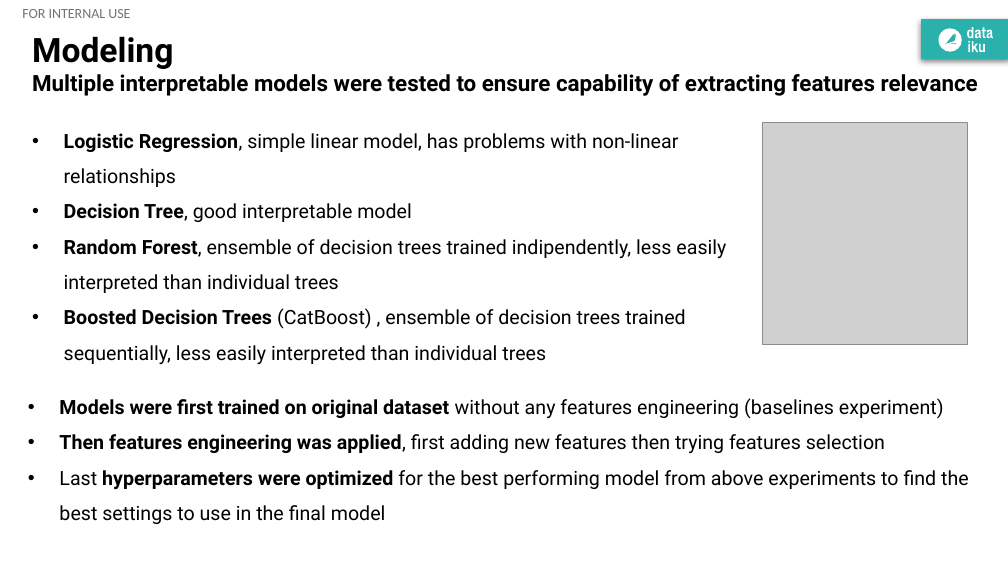
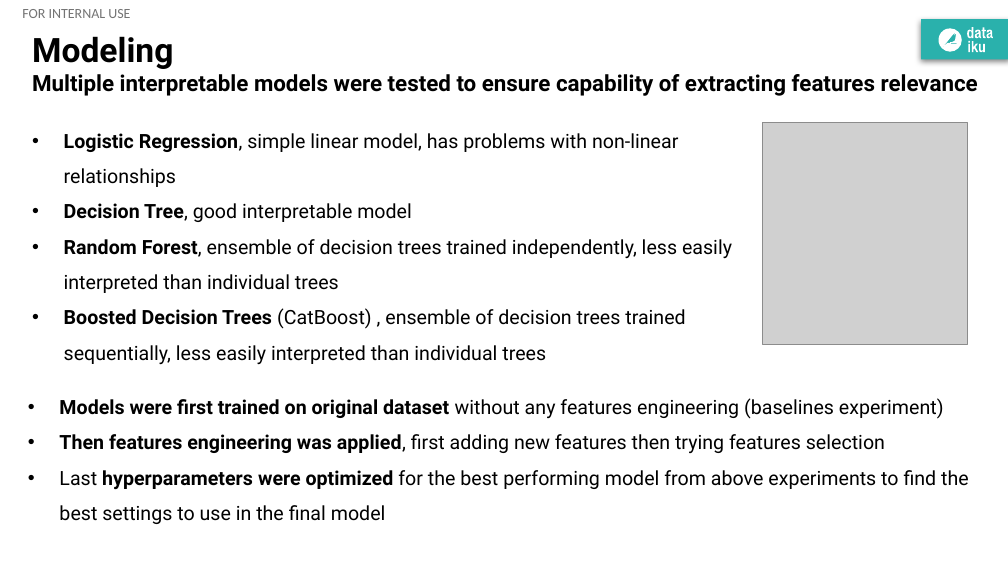
Before and after one commit to f-gibellini/census-analysis, a slide deck: slide 13 of docs/census_analysis_slides.pptx. Drawn at 1008x567 pixels with LibreOffice and Linux fonts; fonts in the diff are those of the drawing; grey boxes stand for pictures. Boxes give left, top, right and bottom in pixels: in the first picture for what was removed or moved away, otherwise in the second. Text is boxed around its words. In the diff, an @@ line names an element or a change of style, - is before the commit and + after.

Commit message:
updated slides

```diff
--- a/docs/census_analysis_slides.pptx
+++ b/docs/census_analysis_slides.pptx
@@ text at (x1=64, y1=239, x2=732, y2=293): text changed @@
-• Random Forest, ensemble of decision trees trained indipendently, less easily interpreted than individual trees
+• Random Forest, ensemble of decision trees trained independently, less easily interpreted than individual trees
```
Also in this commit, not shown: 1 other slide changed.
